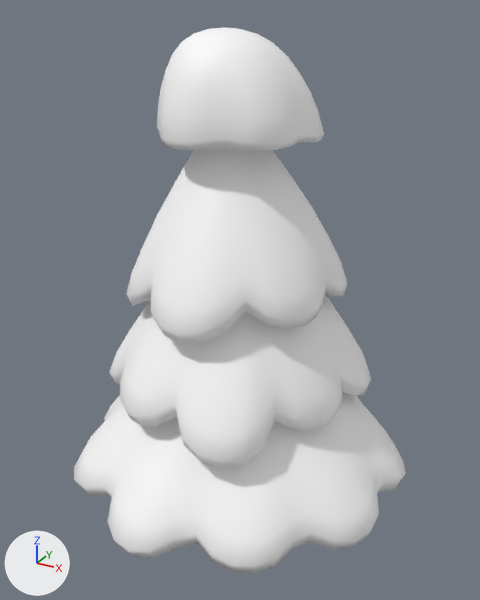
Two versions of the glTF model client/assets/art/trees/pine_1.glb, one commit apart.
Rendered twice from a 50 mm lens placed at (2.22, -4.13, 3.96), pointed at (-0.03, -0.05, 1.92). The axes (+X, +Y, +Z) are drawn at lower left. The lights are the same throughout. The older version comes first. Vertices at exactly the same position are counted once.

The scene before the commit, as lines of its bpy script (objects in view):
```python
me_crown = bpy.data.meshes.new('Crown')
me_crown.from_pydata(...)  # 2196 vertices, 4372 faces; spans x -1.39..1.28, y -1.37..1.23, z -0.04..3.84
me_crown.materials.append(mat_defaultmaterial)
ob_pine = bpy.data.objects.new('pine', me_crown)
ob_pine.location = (0.0, 0.0, 0.0)
```
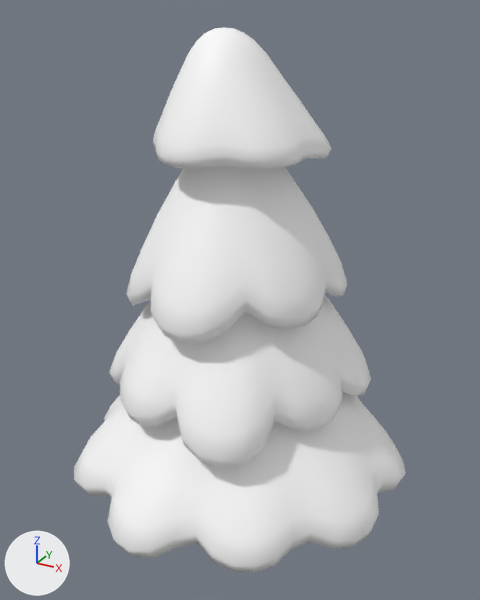
Boxes (x1, y1, x2, y2) around the edits, measured in the pictures (480 x 600 px; the box of a moved part takes in the faces that stretch with it):
part 1 of me_crown, moved or reshaped: before (157, 27, 324, 151); after (153, 27, 331, 169)
part 2 of me_crown, recoloured: before (157, 29, 324, 150); after (155, 29, 325, 169)

The edits, one by one:
me_crown is used by ob_pine; location (0.0, 0.0, 0.0).
me_crown had 2196 vertices, 4372 faces and spanned x -1.39..1.28, y -1.37..1.23, z -0.04..3.84.
me_crown now has 2226 vertices, 4432 faces and spans x -1.39..1.28, y -1.37..1.23, z -0.04..3.84.
me_crown part 1: 390 vertices moved from x -0.62..0.52, y -0.61..0.48, z 3.12..3.84 to x -0.66..0.57, y -0.65..0.52, z 3.02..3.84; 1 vertex removed from x -0.08, y -0.09, z 3.35; 31 vertices added at x -0.19..0.05, y -0.2..0.04, z 3.24..3.28.
me_crown part 2: 544 kept faces spanning x -0.64..0.55, y -0.65..0.51, z 3.02..3.84 get new vertex colours.
